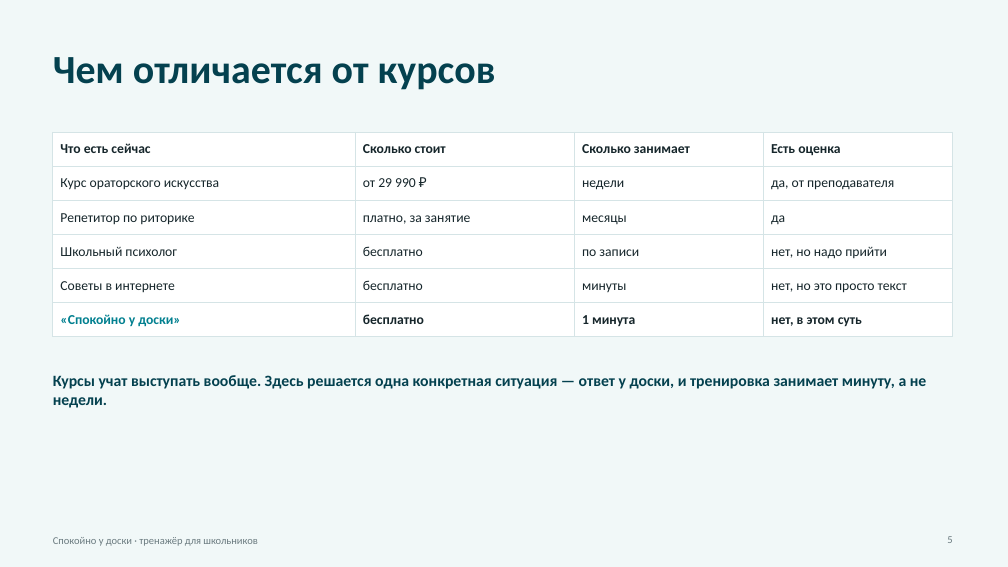
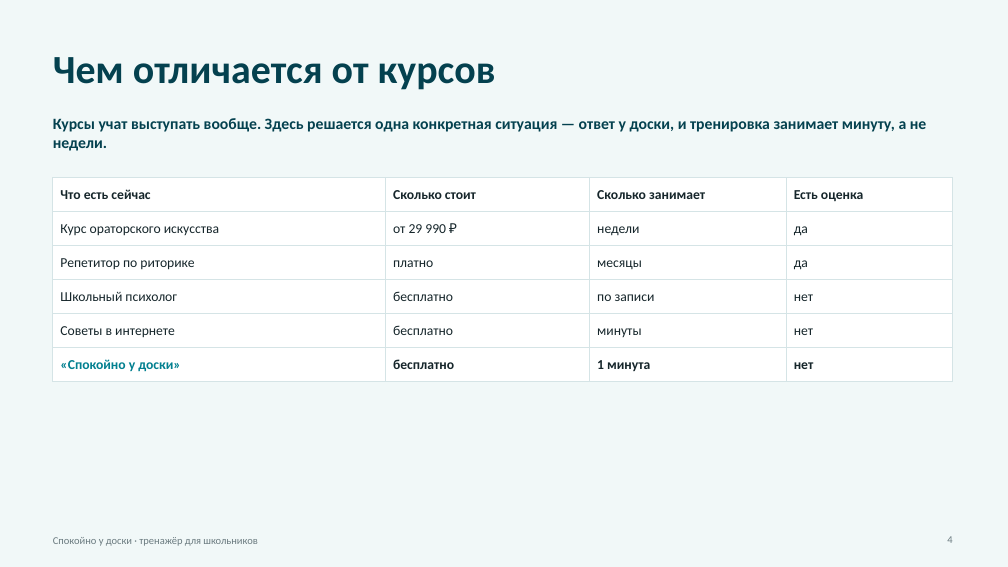
Before and after one commit to amirfazulen-byte/project, a slide deck: slide 4 of deck/Спокойно у доски.pptx (slide 5 before the commit). Drawn at 1008x567 pixels with LibreOffice and Linux fonts; fonts in the diff are those of the drawing. Boxes give left, top, right and bottom in pixels: in the first picture for what was removed or moved away, otherwise in the second. Text is boxed around its words. In the diff, an @@ line names an element or a change of style, - is before the commit and + after.

```diff
--- a/deck/Спокойно у доски.pptx
+++ b/deck/Спокойно у доски.pptx
@@ text "Курсы учат выступать вообще. Здесь ...": place and size @@
-text "Курсы учат выступать вообще. Здесь ..." at (53, 375, 926, 408)
+text "Курсы учат выступать вообще. Здесь ..." at (53, 118, 926, 151)
@@ table at (53, 178, 953, 376) @@
-row 2, column 4: да, от преподавателя
+row 2, column 4: да
-row 3, column 2: платно, за занятие
+row 3, column 2: платно
-row 4, column 4: нет, но надо прийти
+row 4, column 4: нет
-row 5, column 4: нет, но это просто текст
+row 5, column 4: нет
-row 6, column 4: нет, в этом суть
+row 6, column 4: нет
@@ table: place and size @@
-table at (53, 132, 953, 331)
+table at (53, 178, 953, 376)
@@ page number at (947, 536, 952, 543): text changed @@
-5
+4
```
Also in this commit, not shown: 1 slide removed, 5 other files.
